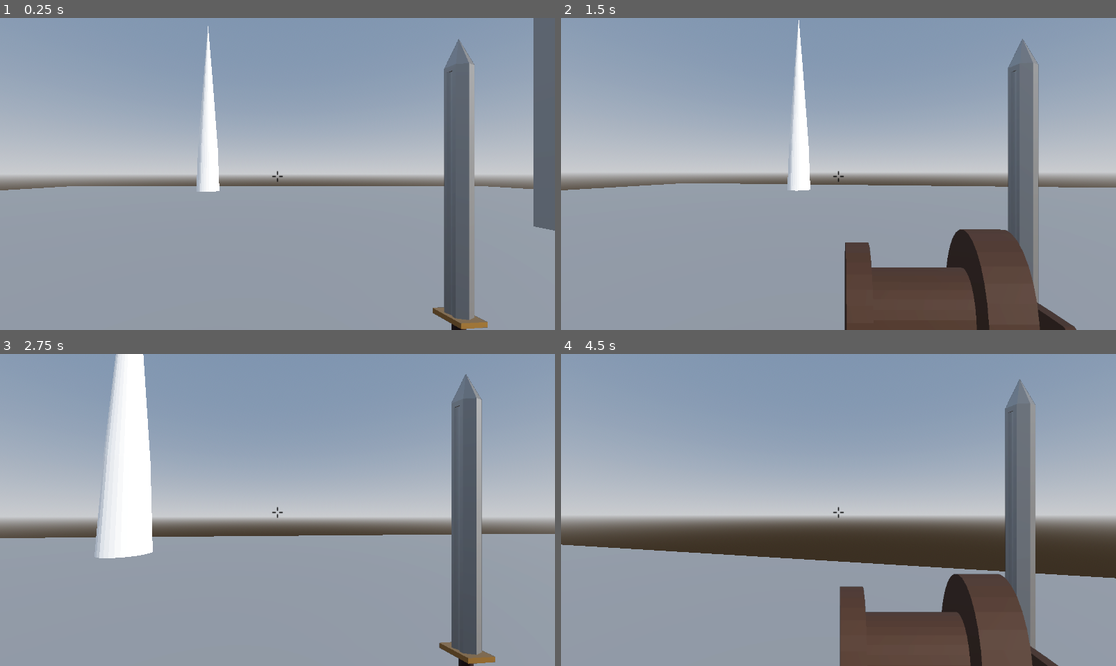
Above: before the commit, frames 1-4 (two rows, left to right).
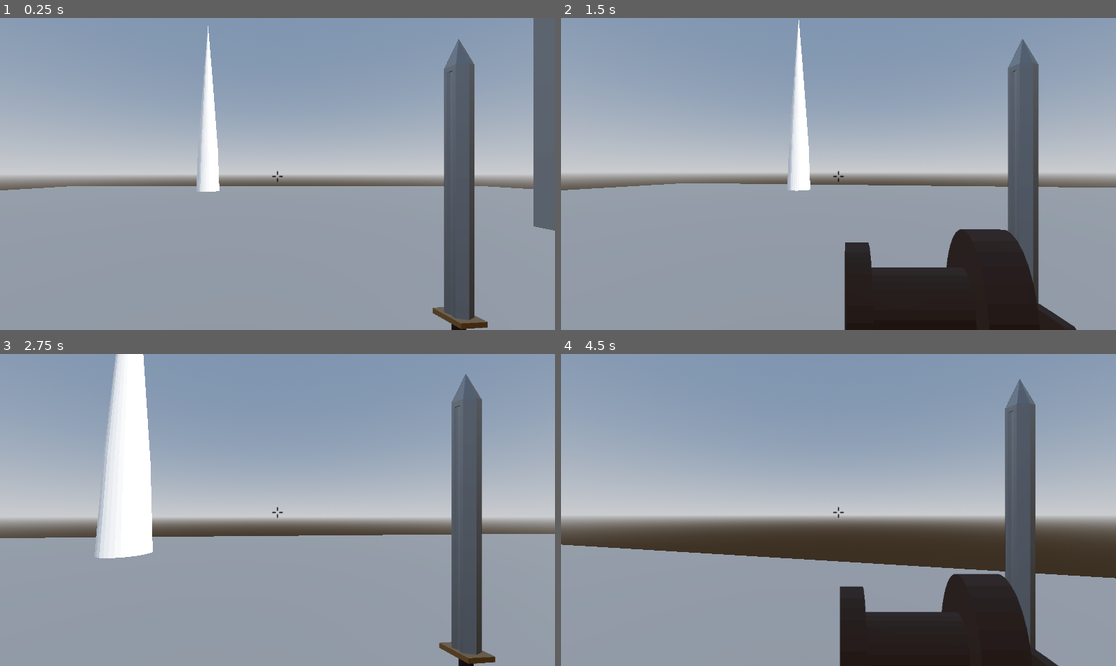
Above: after the commit, the same moments.

Repository: theHose89/fairyForest
Game: Godot game, scene res://Scenes/main.tscn
The game is run twice, just before and just after one commit, with the same random seed, the same clock (stepped at 60 frames per second) and the same inputs.
Inputs (mouse positions are in pixels of both pictures, inside the frame that each line leads up to):
- Up to frame 1 (0.25 s): no input
- Up to frame 2 (1.5 s): tap Enter (ui_accept) at 0.5, 0.77 s; move the mouse to (866, 174) at 0.52 s; press the mouse at (866, 174) at 0.53 s; hold W (Forward) from 0.53 s (still down); right-click (866, 174) at 0.8 s; move the mouse to (810, 174) at 1.27 s; release the mouse at (810, 174) at 1.28 s; right-click (810, 174) at 1.35 s
- Up to frame 3 (2.75 s): keep holding W (Forward); tap Enter (ui_accept) at 1.52 s; tap Mouse wheel down (Wheel Down, bound only after the commit) at 1.55, 2.1 s; move the mouse to (288, 503) at 2.02 s; tap Mouse wheel up (Wheel Up, bound only after the commit) at 2.3 s
- Up to frame 4 (4.5 s): keep holding W (Forward); move the mouse to (832, 516) at 2.77 s; tap Mouse wheel up (Wheel Up, bound only after the commit) at 2.85 s; tap Enter (ui_accept) at 3.02, 3.77 s; click (832, 516) at 3.05 s; move the mouse to (877, 513) at 3.52 s; press the mouse at (877, 513) at 3.53 s; right-click (877, 513) at 3.8 s; move the mouse to (794, 506) at 4.27 s; release the mouse at (794, 506) at 4.28 s; right-click (794, 506) at 4.35 s

The runs differ from the first frame. In frame 1, 0.9% of the frame differs, in the area x 82-88%, y 7-100%; in frame 2, 8.7%; in frame 3, 0.9%; in frame 4, 9.4%, in the area x 50-90%, y 8-100%.

Commit message:
updated grapple

Diff:
--- a/Scenes/main.tscn
+++ b/Scenes/main.tscn
@@ -194,7 +194,6 @@
 
 [node name="DirectionalLight3D" type="DirectionalLight3D" parent="." unique_id=577565237]
 transform = Transform3D(0.49034745, -0.28248885, 0.8244753, 0.010388263, 0.94783956, 0.31857863, -0.8714651, -0.14764935, 0.4677052, 0, 4.570066, 0)
-layers = 3
 
 [node name="Player" parent="." unique_id=522378305 instance=ExtResource("1_jjgbg")]
 transform = Transform3D(1, 0, 0, 0, 1, 0, 0, 0, 1, 0, 0.87856984, 0)
--- a/Scripts/player.gd
+++ b/Scripts/player.gd
@@ -3,6 +3,8 @@
 signal sword_thrown
 signal return_sword
 signal swing_sword
+signal give_chain
+signal take_chain
 
 @export var SPEED = 5
 @export var JUMP_VELOCITY = 4.5
@@ -16,7 +18,10 @@
 @onready var sword_proj := load("res://Scenes/sword_projectile.tscn")
 @onready var main := get_tree().get_root()
 @onready var sword_hit_box := $"Pivot/SwordHitBox"
+@onready var reel_crank = $Player/Pivot/Bobber/Camera3D/SubViewportContainer/SubViewport/HandsCameraHands/Reel/woodReel/crank
 
+var is_grappeling := false
+var sword_grapple
 
 #rotate head when mouse moved
 func _unhandled_input(event: InputEvent) -> void:
@@ -43,11 +48,18 @@
 	if(event.is_action_pressed("Special Action")):
 		throw_sword()
 		sword_thrown.emit()
-	elif event.is_action_released("Special Action"):
+	if event.is_action_released("Special Action"):
 		return_sword.emit()
-	elif(event.is_action_pressed("Action")):
-		if Input.is_action_pressed("Special Action"):
-			return
+	if Input.is_action_pressed("Special Action"):
+		if event.is_action("Wheel Up"):
+			take_chain.emit()
+			#animate reel
+		elif event.is_action("Wheel Down"):
+			give_chain.emit()
+			#animate reel
+		return
+	if(event.is_action_pressed("Action")):
+
 		swing_sword.emit()
 		for body in sword_hit_box.get_overlapping_bodies():
 			if(body.name != "Player"):
@@ -67,6 +79,10 @@
 	# Handle jump.
 	if Input.is_action_just_pressed("ui_accept") and is_on_floor():
 		velocity.y = JUMP_VELOCITY
+
+	#hand off physics processing to grapple script
+	#if is_grappeling:
+		#return
 
 	# Get the input direction and handle the movement/deceleration.
 	# As good practice, you should replace UI actions with custom gameplay actions.
@@ -89,6 +105,7 @@
 			velocity.z += direction.z * SPEED/100      #with speed on ground
 		else:
 			pass
+
 	move_and_slide()
 
 func basic_sword_knockback():
@@ -112,5 +129,15 @@
 	proj.spawnPos = global_position
 	proj.spawnPos.y += 0.5 #offset spawn so sword comes out of faces
 	proj.spawnRot = rotation
+	proj.sword_hit.connect(sword_hit)
+	proj.sword_recalled.connect(sword_recall)
 
 	main.add_child.call_deferred(proj)
+
+func sword_hit():
+	print("hit")
+	is_grappeling = true
+
+func sword_recall():
+	print("recall")
+	is_grappeling = false
--- a/Scripts/sword_projectile.gd
+++ b/Scripts/sword_projectile.gd
@@ -1,11 +1,15 @@
 extends CharacterBody3D
 
+signal sword_hit
+signal sword_recalled
+
 @export var SPEED = 60
-@export var stiffness = 10.0
-@export var damping = 2.0
+@export var stiffness = 6.0
+@export var damping = 0.2
 
 @onready var playerHands = get_tree().current_scene.get_node("Player/Pivot/Bobber/Camera3D/SubViewportContainer/SubViewport/HandsCamera")
 @onready var player = get_tree().current_scene.get_node("Player")
+
 
 var dir : Vector2
 var spawnPos : Vector3
@@ -14,6 +18,7 @@
 var starting_position
 var final_position := Vector3.ZERO
 var attached := false
+var crank_amount = 0
 
 # Called when the node enters the scene tree for the first time.
 func _ready() -> void:
@@ -28,7 +33,12 @@
 # Called every frame. 'delta' is the elapsed time since the previous frame.
 func _physics_process(delta: float) -> void:
 	if attached:
-		grapple()
+		if player.is_on_floor() or crank_amount >= 0:
+			var old_length = resting_length
+			resting_length = player.global_position.distance_to(final_position)
+			crank(resting_length - player.global_position.distance_to(final_position))
+		else:
+			grapple(delta)
 		return
 	var movement_vector = Vector3(0, dir.y * SPEED, -SPEED).rotated(Vector3.UP, dir.x) * delta
 	var collision_check = move_and_collide(movement_vector)
@@ -38,13 +48,39 @@
 		attached = true
 		final_position = global_position
 		resting_length = starting_position.distance_to(final_position)
+		sword_hit.emit()
 
-func grapple():
+func _input(event: InputEvent) -> void:
+	print("Crank: ")
+	print(crank_amount)
+	if event.is_action("Wheel Up"):
+		crank(-0.1)
+	elif event.is_action("Wheel Down"):
+		crank(0.1)
+
+func grapple(delta : float):
 	var chain_dist = player.global_position.distance_to(final_position)
 	var chain_dir =  player.global_position.direction_to(final_position)
 
-	var displacment = resting_length - chain_dist
+
+	var displacment = resting_length - chain_dist + crank_amount
 	print(displacment)
 
+	if displacment < 0:
+		var force = Vector3.ZERO
+
+		var spring_force_mag = stiffness * displacment
+		var spring_force = chain_dir * spring_force_mag
+
+		var vel_dot = player.velocity.dot(chain_dir)
+		var damping_value = damping * vel_dot * chain_dir
+
+		force = -spring_force + damping_value
+		player.velocity += force * delta
+
+func crank(crank : float):
+	print(crank)
+
 func _kill_sword() -> void:
+	sword_recalled.emit()
 	queue_free()
--- a/project.godot
+++ b/project.godot
@@ -46,6 +46,16 @@
 "events": [Object(InputEventMouseButton,"resource_local_to_scene":false,"resource_name":"","device":-1,"window_id":0,"a …(253 unchanged characters)…
 ]
 }
+"Wheel Up"={
+"deadzone": 0.2,
+"events": [Object(InputEventMouseButton,"resource_local_to_scene":false,"resource_name":"","device":-1,"window_id":0,"alt_pressed":false,"shift_pressed":false,"ctrl_pressed":false,"meta_pressed":false,"button_mask":0,"position":Vector2(0, 0),"global_position":Vector2(0, 0),"factor":1.0,"button_index":4,"canceled":false,"pressed":false,"double_click":false,"script":null)
+]
+}
+"Wheel Down"={
+"deadzone": 0.2,
+"events": [Object(InputEventMouseButton,"resource_local_to_scene":false,"resource_name":"","device":-1,"window_id":0,"alt_pressed":false,"shift_pressed":false,"ctrl_pressed":false,"meta_pressed":false,"button_mask":16,"position":Vector2(93, 21),"global_position":Vector2(102, 69),"factor":1.0,"button_index":5,"canceled":false,"pressed":true,"double_click":false,"script":null)
+]
+}
 
 [physics]
 
